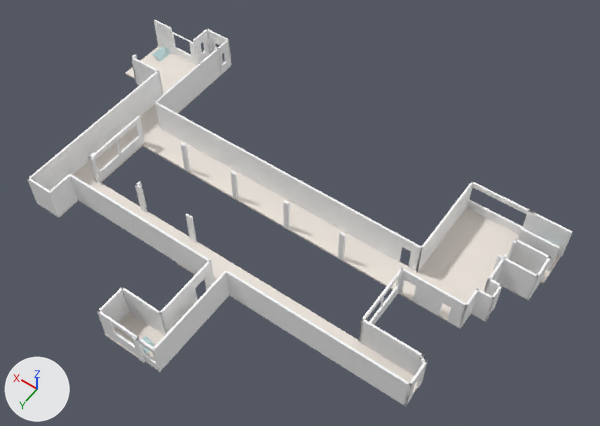
A saved change to the FBX model Assets/Scenes/MIGUEL_3rd_Floor.fbx.
Both versions are drawn from a 50 mm lens placed at (-16.7, 38.4, 61.3), pointed at (10.2, 0.7, 2.0). The axes (+X, +Y, +Z) are drawn at lower left. The lights are the same throughout. The older version comes first. Vertices at exactly the same position are counted once.

In view in the first picture: 'Miguel3F_Floor', 'Miguel3F_Walls' and 1 more.
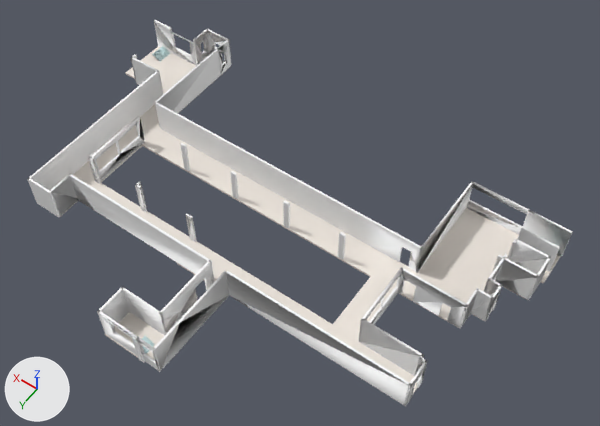
Pixel boxes (x1, y1, x2, y2) of what changed, in the pictures (600 x 426 px; the box of a moved part takes in the faces that stretch with it):
part 1 of me_miguel3f_floor_mesh, moved or reshaped
    both: (142, 145, 395, 341)
part 2 of me_miguel3f_walls_mesh, shading changed
    both: (35, 20, 573, 405)

The change, as a list of edits to the scene's bpy script:
```text
Change me_miguel3f_walls_mesh:
    where me_miguel3f_walls_mesh.from_pydata(...)  # 575 vertices, 942 faces; spans x -10.9..37.5, y -12.8..19.5, z 0.0..3.6
    used by ob_miguel3f_walls; location = (0.0, 0.0, 0.0)
    me_miguel3f_walls_mesh part 2: all faces are now shaded smooth (942 of 942 changed)
Change me_miguel3f_floor_mesh:
    where me_miguel3f_floor_mesh.from_pydata(...)  # 304 vertices, 297 faces; spans x -10.8..37.5, y -12.7..19.4, z -0.2..0.0
    used by ob_miguel3f_floor; location = (0.0, 0.0, 0.0)
    before: 285 (-0.7, 7.4, 0.0), 286 (-0.7, 7.5, 0.0) at pixel (359, 340), 287 (-0.7, 1.5, 0.0), 288 (-0.7, 7.4, -0.2), 289 (-0.7, 1.5, -0.2)
    before: 290 (-0.7, 7.5, -0.2)
    me_miguel3f_floor_mesh part 1
    add for i in [*range(285, 291)]: me_miguel3f_floor_mesh.vertices[i].co += Vector((2.7, 0.0, 0.0))
```
